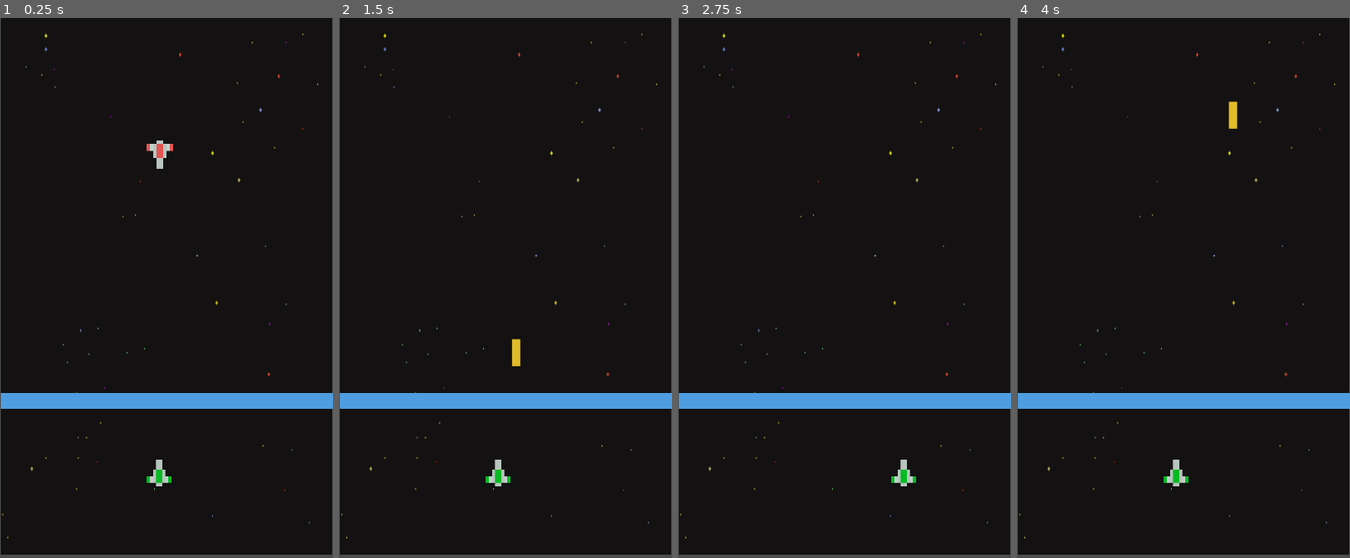
Above: before the commit, frames 1-4 (left to right).
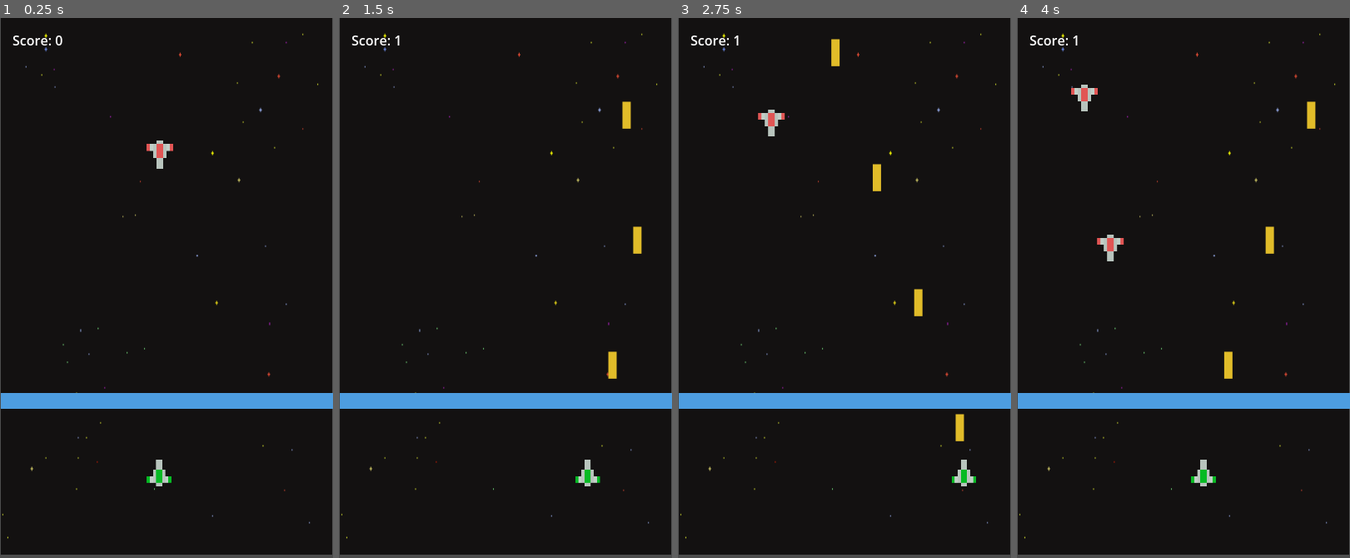
Above: after the commit, the same moments.

Repository: Alisonpinto/Godot_game
Game: Godot game, scene res://game_manager.tscn
The game is run twice, just before and just after one commit, with the same random seed, the same clock (stepped at 60 frames per second) and the same inputs.
Inputs:
- Up to frame 1 (0.25 s): no input
- Up to frame 2 (1.5 s): hold Right (move_right) 0.53-1.28 s; hold Space (fire) 0.53-1.28 s; hold Left (move_left) from 1.28 s (still down); tap Space (fire) at 1.35 s
- Up to frame 3 (2.75 s): release Left (move_left) at 2.03 s; hold Right (move_right) from 2.03 s (still down); hold Space (fire) from 2.03 s (still down)
- Up to frame 4 (4 s): release Space (fire) at 2.78 s; tap Space (fire) at 2.85 s; release Right (move_right) at 3.53 s; hold Left (move_left) from 3.53 s (still down); hold Space (fire) from 3.53 s (still down)

The runs differ from the first frame. In frame 1, 0.1% of the frame differs, in the area x 3-19%, y 3-6%; in frame 2, 1.0%; in frame 3, 1.2%; in frame 4, 1.4%, in the area x 3-90%, y 3-87%.

Commit message:
game done

Diff:
--- /dev/null
+++ b/entities/blue_line.gd
@@ -0,0 +1,20 @@
+
+extends Area2D
+
+var game_over_triggered: bool = false
+
+func _ready() -> void:
+	area_entered.connect(_on_area_entered)
+	print("BLUE LINE READY")
+
+
+func _on_area_entered(area: Area2D) -> void:
+	if not area.is_in_group("enemy"):
+		return
+
+	print("ENEMY REACHED BLUE LINE!")
+
+	var game_manager = get_tree().current_scene
+
+	if game_manager.has_method("game_over"):
+		game_manager.game_over()
--- a/entities/bullet/bullet.gd
+++ b/entities/bullet/bullet.gd
@@ -1,3 +1,4 @@
+
 extends Area2D
 
 @export var speed: float = 900.0
@@ -16,7 +17,7 @@
 	collision_layer = 2
 	collision_mask = 1
 
-	# Detect other Area2D objects.
+	# Allow collision detection.
 	monitoring = true
 	monitorable = true
 
@@ -25,7 +26,6 @@
 
 
 func _physics_process(delta: float) -> void:
-
 	# Move upward.
 	global_position.y -= speed * delta
 
@@ -37,9 +37,11 @@
 
 
 func _on_area_entered(area: Area2D) -> void:
-
 	print("BULLET HIT: ", area.name)
 
 	if area.is_in_group("enemy"):
+		# Damage the enemy.
 		area.take_damage()
+
+		# Remove the bullet.
 		queue_free()
--- a/entities/enimes/enemy.gd
+++ b/entities/enimies/enemy.gd
@@ -1,3 +1,4 @@
+
 extends Area2D
 
 @export var speed: float = 120.0
@@ -5,41 +6,52 @@
 
 
 func _ready() -> void:
-
-	# Add enemy to the enemy group.
 	add_to_group("enemy")
 
-	# Collision setup.
 	collision_layer = 1
 	collision_mask = 2
 
-	# Allow other areas to detect this enemy.
 	monitoring = true
 	monitorable = true
 
+	area_entered.connect(_on_area_entered)
+
 
 func _physics_process(delta: float) -> void:
-
-	# Move downward.
 	global_position.y += speed * delta
 
-	# Delete enemy when it leaves the screen.
 	if global_position.y > get_viewport_rect().size.y + 100.0:
 		queue_free()
 
 
 func take_damage(amount: int = 1) -> void:
-
 	health -= amount
-
 	print("ENEMY HIT! Health: ", health)
 
 	if health <= 0:
 		destroy()
 
 
+
 func destroy() -> void:
-
 	print("ENEMY DESTROYED!")
 
+	var node: Node = self
+
+	while node != null and node.name != "GameManager":
+		node = node.get_parent()
+
+	if node != null:
+		node.add_score(1)
+		print("Score increased!")
+	else:
+		print("ERROR: GameManager not found in parent hierarchy!")
+
 	queue_free()
+
+
+
+func _on_area_entered(area: Area2D) -> void:
+	if area.name == "BulletArea":
+		area.get_parent().queue_free()
+		destroy()
--- a/entities/enimes/enemy.tscn
+++ b/entities/enimies/enemy.tscn
@@ -1,6 +1,6 @@
 [gd_scene format=3 uid="uid://cd7u6goaqqpvi"]
 
-[ext_resource type="Script" uid="uid://babfij0pnjhqt" path="res://entities/enimes/enemy.gd" id="1_fhhay"]
+[ext_resource type="Script" uid="uid://babfij0pnjhqt" path="res://entities/enimies/enemy.gd" id="1_fhhay"]
 [ext_resource type="Texture2D" uid="uid://5fwejybfbsrj" path="res://spacepixels-0.2.0/pixel_ship_red.png" id="1_nxkx6"]
 
 [sub_resource type="RectangleShape2D" id="RectangleShape2D_ibwjd"]
@@ -17,3 +17,5 @@
 [node name="CollisionShape2D" type="CollisionShape2D" parent="." unique_id=454210863]
 visibility_layer = 2
 shape = SubResource("RectangleShape2D_ibwjd")
+
+[connection signal="area_entered" from="." to="." method="_on_area_entered"]
--- /dev/null
+++ b/entities/enimies_spawner/enimyspawner.gd
@@ -0,0 +1,27 @@
+
+extends Node
+
+var enemy_scene = preload("res://entities/enimies/enemy.tscn")
+var blue_line_y: float = 420.0
+
+func _ready() -> void:
+	randomize()
+
+	var timer = Timer.new()
+	add_child(timer)
+	timer.wait_time = 1.5
+	timer.timeout.connect(_create_enemy)
+	timer.start()
+
+func _process(_delta: float) -> void:
+	for enemy in get_parent().get_node("enimies").get_children():
+		if enemy.global_position.y >= blue_line_y:
+			get_tree().paused = true
+			break
+
+func _create_enemy() -> void:
+	var enemy = enemy_scene.instantiate()
+	var screen_width = 400
+
+	enemy.position = Vector2(randf_range(20, screen_width - 20), -20)
+	get_parent().get_node("enimies").add_child(enemy)
--- /dev/null
+++ b/entities/enimies_spawner/enimyspawner.tscn
@@ -0,0 +1,3 @@
+[gd_scene format=3 uid="uid://w1aqo2tryb2j"]
+
+[node name="enimyspawner" type="Node" unique_id=632648031]
--- a/entities/player/player.gd
+++ b/entities/player/player.gd
@@ -1,157 +1,33 @@
+
 extends CharacterBody2D
 
+@export var speed: float = 300.0
+@export var screen_margin: float = 40.0
+@export var fire_cooldown: float = 0.15
 
-# ============================================================
-# PLAYER MOVEMENT
-# ============================================================
-
-@export_category("Movement")
-
-# Distance travelled for ONE key press.
-@export var tile_size: float = 80.0
-
-# How quickly the ship slides to the next tile.
-@export var slide_speed: float = 700.0
-
-# Distance from the screen edge.
-@export var screen_margin: float = 40.0
+var bullet_scene = preload("res://entities/bullet/bullet.tscn")
+var fire_timer: float = 0.0
 
 
-# ============================================================
-# SHOOTING
-# ============================================================
+func _process(delta: float) -> void:
+	# Player movement
+	var direction := Input.get_axis("move_left", "move_right")
+	position.x += direction * speed * delta
 
-@export_category("Shooting")
+	# Keep rocket inside screen
+	var screen_width := get_viewport_rect().size.x
+	position.x = clamp(position.x, screen_margin, screen_width - screen_margin)
 
-# How often the ship can fire.
-@export var fire_cooldown: float = 0.15
+	# Shooting
+	fire_timer -= delta
+
+	if Input.is_action_pressed("fire") and fire_timer <= 0.0:
+		shoot()
+		fire_timer = fire_cooldown
 
 
-# ============================================================
-# INTERNAL STATE
-# ============================================================
-
-var target_position: Vector2
-var fire_timer: float = 0.0
-
-# Load the bullet scene.
-var bullet_scene = preload("res://entities/bullet/bullet.tscn")
-
-
-# ============================================================
-# READY
-# ============================================================
-
-func _ready() -> void:
-
-	# Start exactly where the ship currently is.
-	target_position = global_position
-
-
-# ============================================================
-# PHYSICS
-# ============================================================
-
-func _physics_process(delta: float) -> void:
-
-	# --------------------------------------------------------
-	# INPUT
-	# --------------------------------------------------------
-
-	if Input.is_action_just_pressed("move_left"):
-		_move_one_tile(-1)
-
-	if Input.is_action_just_pressed("move_right"):
-		_move_one_tile(1)
-
-
-	# --------------------------------------------------------
-	# SMOOTH MOVEMENT
-	# --------------------------------------------------------
-
-	global_position.x = move_toward(
-		global_position.x,
-		target_position.x,
-		slide_speed * delta
-	)
-
-
-	# --------------------------------------------------------
-	# KEEP SHIP ON SCREEN
-	# --------------------------------------------------------
-
-	_keep_inside_screen()
-
-
-	# --------------------------------------------------------
-	# SHOOTING
-	# --------------------------------------------------------
-
-	fire_timer -= delta
-
-	if Input.is_action_just_pressed("fire"):
-
-		if fire_timer <= 0.0:
-
-			_fire()
-
-			fire_timer = fire_cooldown
-
-
-# ============================================================
-# MOVE ONE TILE
-# ============================================================
-
-func _move_one_tile(direction: int) -> void:
-
-	# direction:
-	# -1 = left
-	# +1 = right
-
-	target_position.x += direction * tile_size
-
-	# Prevent target from going outside the screen.
-	var screen_size := get_viewport_rect().size
-
-	var min_x := screen_margin
-	var max_x := screen_size.x - screen_margin
-
-	target_position.x = clamp(
-		target_position.x,
-		min_x,
-		max_x
-	)
-
-
-# ============================================================
-# SCREEN BOUNDARIES
-# ============================================================
-
-func _keep_inside_screen() -> void:
-
-	var screen_size := get_viewport_rect().size
-
-	global_position.x = clamp(
-		global_position.x,
-		screen_margin,
-		screen_size.x - screen_margin
-	)
-
-
-# ============================================================
-# FIRE
-# ============================================================
-
-func _fire() -> void:
-
-	# Create a new bullet from bullet.tscn.
+func shoot() -> void:
 	var bullet = bullet_scene.instantiate()
-
-	# Put the bullet into the main game scene,
-	# not inside the player.
 	get_tree().current_scene.add_child(bullet)
-
-	# Start the bullet slightly above the player's ship.
 	bullet.global_position = global_position + Vector2(0, -35)
-
-	print("PEW!")
+	print("BULLET FIRED!")
--- /dev/null
+++ b/game_manager.gd
@@ -0,0 +1,36 @@
+
+extends Node2D
+
+var score: int = 0
+
+@onready var score_label: Label = $HUD/ScoreLabel
+@onready var game_over_label: Label = $HUD/GameOverLabel
+
+
+func _ready() -> void:
+	score = 0
+	update_score()
+
+	# Hide Game Over when the game starts.
+	game_over_label.hide()
+
+
+func add_score(points: int = 1) -> void:
+	score += points
+	update_score()
+
+
+func update_score() -> void:
+	score_label.text = "Score: " + str(score)
+
+
+
+
+
+func game_over() -> void:
+	print("GAME OVER FUNCTION CALLED!")
+
+	game_over_label.text = "GAME OVER"
+	game_over_label.show()
+
+	get_tree().paused = true
--- a/game_manager.tscn
+++ b/game_manager.tscn
@@ -1,15 +1,20 @@
 [gd_scene format=3 uid="uid://dkiq5yauxm2s"]
 
 [ext_resource type="Texture2D" uid="uid://dl3smsxtjhwi5" path="res://spacepixels-0.2.0/background-black.png" id="1_70yv6"]
+[ext_resource type="Script" uid="uid://ba0xyni8asnvc" path="res://game_manager.gd" id="1_eakoi"]
 [ext_resource type="PackedScene" uid="uid://65fucw2ndsj2" path="res://entities/player/player.tscn" id="2_smx3j"]
 [ext_resource type="Texture2D" uid="uid://ddvpdgtve084c" path="res://spacepixels-0.2.0/horizontal_bar_blue.png" id="3_o2178"]
-[ext_resource type="PackedScene" uid="uid://cd7u6goaqqpvi" path="res://entities/enimes/enemy.tscn" id="4_d5upp"]
+[ext_resource type="Script" uid="uid://bmknojt5wfr80" path="res://entities/blue_line.gd" id="4_8jrwq"]
+[ext_resource type="PackedScene" uid="uid://cd7u6goaqqpvi" path="res://entities/enimies/enemy.tscn" id="4_d5upp"]
+[ext_resource type="PackedScene" uid="uid://w1aqo2tryb2j" path="res://entities/enimies_spawner/enimyspawner.tscn" id="5_shwjl"]
+[ext_resource type="Script" uid="uid://baefvxhk7dni5" path="res://entities/enimies_spawner/enimyspawner.gd" id="6_eakoi"]
 
 [sub_resource type="RectangleShape2D" id="RectangleShape2D_lfkbx"]
 size = Vector2(19.861061, 3.592393)
 
 [node name="GameManager" type="Node2D" unique_id=1514189336]
 scale = Vector2(0.9955519, 1.0790164)
+script = ExtResource("1_eakoi")
 
 [node name="BackgroundSprit" type="Sprite2D" parent="." unique_id=319874155]
 position = Vector2(200.89359, 296.56638)
@@ -22,17 +27,44 @@
 [node name="Area2D" type="Area2D" parent="." unique_id=2118232671]
 position = Vector2(192.85785, 415.1929)
 scale = Vector2(20.98013, -1.5576179)
+script = ExtResource("4_8jrwq")
 
 [node name="CollisionShape2D" type="CollisionShape2D" parent="Area2D" unique_id=336557756]
 position = Vector2(0.3830166, -4.7599792)
 scale = Vector2(0.9642408, 2.6500144)
 shape = SubResource("RectangleShape2D_lfkbx")
 
-[node name="HorizontalBarBlue" type="Sprite2D" parent="." unique_id=920940822]
-position = Vector2(209.27481, 425.67075)
-scale = Vector2(-3.0835466, 1.7356781)
+[node name="HorizontalBarBlue" type="Sprite2D" parent="Area2D" unique_id=920940822]
+position = Vector2(0.78250027, -6.726837)
+rotation = 3.1415927
+scale = Vector2(0.14697462, 1.1143156)
 texture = ExtResource("3_o2178")
 offset = Vector2(2.6255875, 1.5258789e-05)
 
 [node name="enemy" parent="." unique_id=79326779 instance=ExtResource("4_d5upp")]
 position = Vector2(192.85785, 126.040695)
+
+[node name="enimies" type="Node" parent="." unique_id=870365982]
+
+[node name="bullets" type="Node" parent="." unique_id=2018453096]
+
+[node name="enimyspawner" parent="." unique_id=632648031 instance=ExtResource("5_shwjl")]
+script = ExtResource("6_eakoi")
+
+[node name="HUD" type="CanvasLayer" parent="." unique_id=1360616520]
+
+[node name="ScoreLabel" type="Label" parent="HUD" unique_id=1573431594]
+offset_left = 15.0
+offset_top = 15.0
+offset_right = 80.0
+offset_bottom = 38.0
+text = "Score : 0"
+
+[node name="GameOverLabel" type="Label" parent="HUD" unique_id=1364706300]
+offset_left = 125.0
+offset_top = 300.0
+offset_right = 275.0
+offset_bottom = 336.0
+theme_override_constants/line_spacing = 5
+theme_override_font_sizes/font_size = 26
+text = "GAME OVER"
Binary file added: assets/screenshort1.png
Not shown, added: entities/blue_line.gd.uid
Renamed: entities/enimes/enemy.gd.uid -> entities/enimies/enemy.gd.uid
Not shown, added: entities/enimies_spawner/enimyspawner.gd.uid
Not shown, added: game_manager.gd.uid
Not shown, added: README.md
Not shown, added: assets/Screen Recording 2026-10-10 022947.mp4
